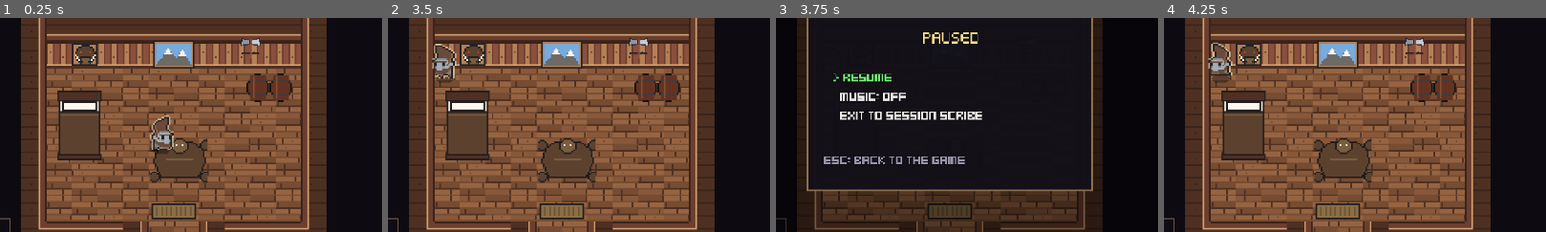
Above: before the commit, frames 1-4 (left to right).
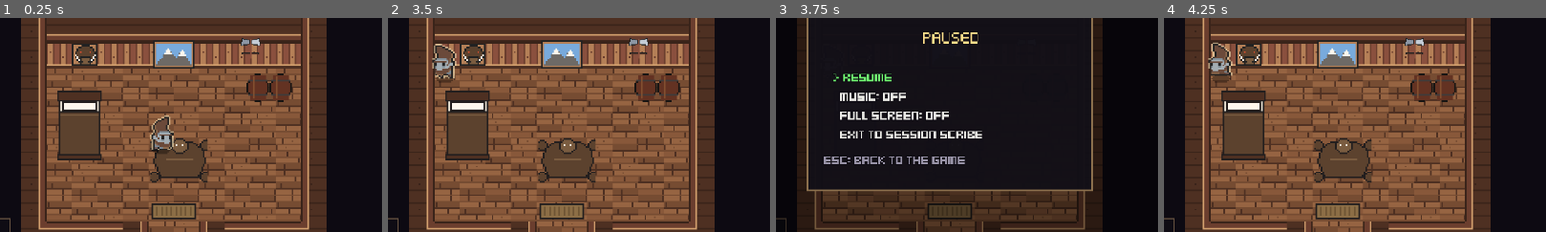
Above: after the commit, the same moments.

Repository: classifiedsecret/table-notes
Game: Godot game, scene res://main.tscn
Same seed, same stepped clock (60 frames per second), same inputs: the game is played once before the commit and once after it.
Inputs (mouse positions are % of the whole screen's width and height, from its top left):
- Up to frame 1 (0.25 s): no input
- Up to frame 2 (3.5 s): tap Enter (confirm) at 0.5, 0.8 s; move the mouse to (45, 70) at 0.52 s; hold W (move_up) 0.53-1.25 s; tap J (attack) at 0.6 s; click (45, 70) at 0.67 s; tap Space (jump) at 0.77 s; drag from (80, 65) to (45, 70) at 1.27 s; move the mouse to (20, 35) at 2.02 s; hold A (move_left) 2.03-2.75 s; tap E (interact) at 2.1 s; click (20, 35) at 2.17 s; tap M (music) at 2.3 s; drag from (55, 50) to (20, 35) at 2.77 s
- Up to frame 3 (3.75 s): move the mouse to (35, 25) at 3.52 s; hold Escape (back) from 3.53 s (still down); tap H (potion) at 3.6 s; click (35, 25) at 3.67 s
- Up to frame 4 (4.25 s): keep holding Escape (back); tap Space (jump) at 3.77 s; tap J (attack) at 3.8 s
The pictures show only the part of the screen within x 27-77%, y 26-76%; the shares and areas given below are measured in that part.

Frames 1-2 are identical in both runs. In frame 3, 1.7% of the frame differs, in the area x 16-54%, y 43-57%; in frame 4, nothing differs.

Commit message:
Vanguard's Descent: tappable pause menu on mobile, full screen option
Co-Authored-By: Claude Opus 5.5 <noreply@anthropic.com>
Claude-Session: https://claude.ai/code/session_01FFZszJXgzQJUaVBRjoWg3e

Diff:
--- a/game/src/scripts/game/pause_menu.gd
+++ b/game/src/scripts/game/pause_menu.gd
@@ -56,13 +56,47 @@
 
 
 func open() -> void:
-	items = [["Resume", "resume"], ["Music: " + ("off" if game.music.muted else "on"), "music"], ["Exit to Session Scribe", "exit"]]
+	items = [["Resume", "resume"], ["Music: " + ("off" if game.music.muted else "on"), "music"],
+		[_fs_text(), "fullscreen"], ["Exit to Session Scribe", "exit"]]
 	pick = 0
 	_opened = Engine.get_process_frames()
 	visible = true
 	game.get_tree().paused = true
 	game.sfx.play("step", -8.0)
 	_render()
+
+
+## Taps arrive as emulated mouse clicks; catch them here since the game is paused.
+var _tap_frame := -1
+func _input(event: InputEvent) -> void:
+	if visible and event is InputEventMouseButton and event.pressed and event.button_index == MOUSE_BUTTON_LEFT:
+		_tap_frame = Engine.get_process_frames()
+
+
+static func is_fullscreen() -> bool:
+	if OS.has_feature("web"):
+		var r = JavaScriptBridge.eval("(document.fullscreenElement || document.webkitFullscreenElement) ? 1 : 0", true)
+		return r != null and int(r) == 1
+	return DisplayServer.window_get_mode() in [DisplayServer.WINDOW_MODE_FULLSCREEN, DisplayServer.WINDOW_MODE_EXCLUSIVE_FULLSCREEN]
+
+
+func _fs_text() -> String:
+	return "Full screen: " + ("on" if is_fullscreen() else "off")
+
+
+## The browser allows this right after a tap or key press. On phones it also turns to landscape.
+func toggle_fullscreen() -> void:
+	if OS.has_feature("web"):
+		if is_fullscreen():
+			JavaScriptBridge.eval("(document.exitFullscreen || document.webkitExitFullscreen).call(document)", true)
+		else:
+			JavaScriptBridge.eval("""(function(){var e=document.documentElement;
+				var r=e.requestFullscreen||e.webkitRequestFullscreen; if(!r) return;
+				var p=r.call(e,{navigationUI:'hide'});
+				var lock=function(){ try{ if(screen.orientation&&screen.orientation.lock) screen.orientation.lock('landscape').catch(function(){}); }catch(x){} };
+				if(p&&p.then) p.then(lock).catch(function(){}); else lock();})()""", true)
+	else:
+		DisplayServer.window_set_mode(DisplayServer.WINDOW_MODE_WINDOWED if is_fullscreen() else DisplayServer.WINDOW_MODE_FULLSCREEN)
 
 
 func close() -> void:
@@ -77,7 +111,7 @@
 		if i < items.size():
 			l.text = ("> " if i == pick else "  ") + str(items[i][0]).to_upper()
 			l.label_settings.font_color = Color(0.45, 1.0, 0.45) if i == pick else Color(0.92, 0.92, 0.9)
-	note.text = "LEAVING MID-DELVE LOSES THIS DELVE'S GOLD." if game.phase in [1, 2, 3] and items[pick][1] == "exit" else "ESC: BACK TO THE GAME"
+	note.text = "LEAVING MID-DELVE LOSES THIS DELVE'S GOLD." if game.phase in [1, 2, 3] and items[pick][1] == "exit" else ("TAP II TO GO BACK" if game.touch_mode else "ESC: BACK TO THE GAME")
 
 
 func _hovered() -> int:
@@ -92,13 +126,20 @@
 	if not visible or Engine.get_process_frames() == _opened:
 		_last_m = get_viewport().get_mouse_position()
 		return
+	if Engine.get_process_frames() % 15 == 0:
+		for it in items:
+			if it[1] == "fullscreen" and it[0] != _fs_text():
+				it[0] = _fs_text()
+				_render()
 	var m := get_viewport().get_mouse_position()
 	var hov := _hovered()
 	if hov >= 0 and hov != pick and m.distance_to(_last_m) > 0.5:
 		pick = hov
 		_render()
 	_last_m = m
-	var lmb := Input.is_action_just_pressed("attack") and Input.is_mouse_button_pressed(MOUSE_BUTTON_LEFT)
+	var lmb := _tap_frame == Engine.get_process_frames() - 1 or _tap_frame == Engine.get_process_frames()
+	if lmb:
+		_tap_frame = -1
 	var rmb := Input.is_mouse_button_pressed(MOUSE_BUTTON_RIGHT)
 	var right_click := rmb and not _rmb_held
 	_rmb_held = rmb
@@ -112,6 +153,8 @@
 		_render()
 	elif Input.is_action_just_pressed("confirm") or Input.is_action_just_pressed("interact") or \
 			(Input.is_action_just_pressed("attack") and not lmb) or (lmb and hov >= 0):
+		if lmb and hov < 0:
+			return
 		if lmb:
 			pick = hov
 		match items[pick][1]:
@@ -121,6 +164,8 @@
 				game.music.toggle_mute()
 				items[1][0] = "Music: " + ("off" if game.music.muted else "on")
 				_render()
+			"fullscreen":
+				toggle_fullscreen()
 			"exit":
 				close()
 				game._leave_to_site()
--- a/game/src/scripts/game/touch_controls.gd
+++ b/game/src/scripts/game/touch_controls.gd
@@ -52,6 +52,7 @@
 	_button("interact", Vector2(458, 132), 13, "TALK")
 	_button("potion", Vector2(350, 212), 11, "POT")
 	_button("back", Vector2(14, 64), 9, "II")
+	_buttons["back"].node.process_mode = Node.PROCESS_MODE_ALWAYS   # also closes the pause menu
 	_button("toggle_log", Vector2(468, 104), 9, "LOG")
 
 
Not shown, changed: game/index.pck
